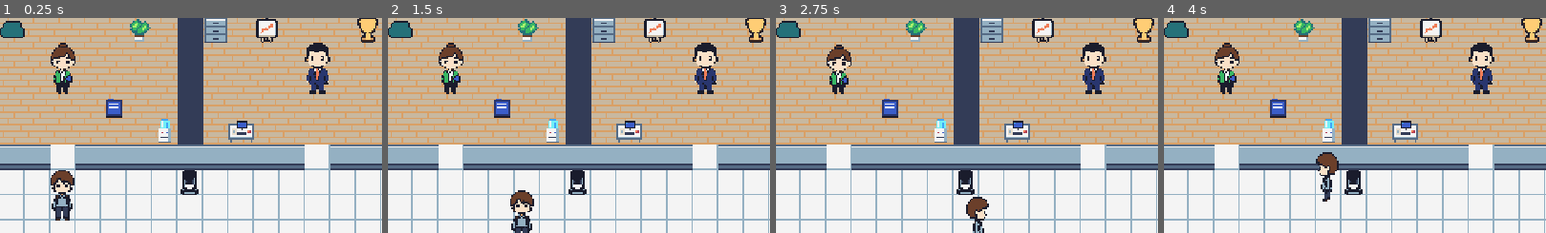
Above: before the commit, frames 1-4 (left to right).
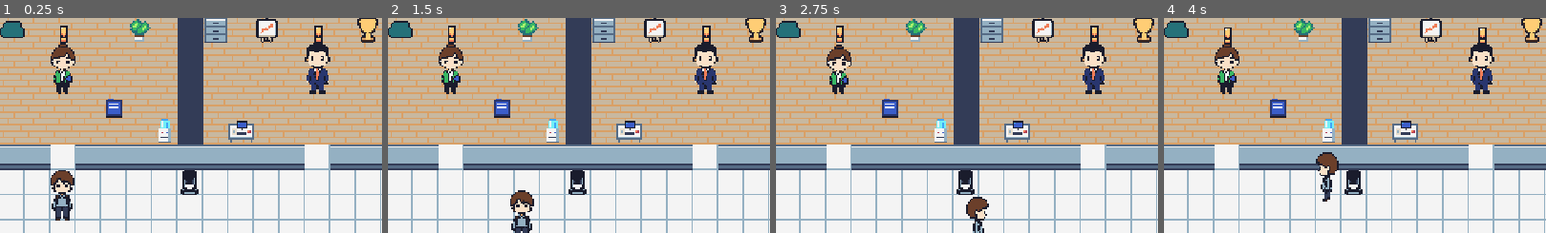
Above: after the commit, the same moments.

Repository: MArtyoma/LevelUp
Game: Godot game, scene res://src/main.tscn
Two runs of this game, one before a commit and one after it. Both use one fixed random seed, a clock stepped at 60 frames per second and the inputs below.
Inputs:
- Up to frame 1 (0.25 s): no input
- Up to frame 2 (1.5 s): tap Enter at 0.5, 0.8, 1.35 s; hold D (move_right) 0.53-1.28 s; hold E (interact) 0.53-1.28 s; tap Space (ui_select) at 0.77 s; hold S (move_down) from 1.28 s (still down)
- Up to frame 3 (2.75 s): tap Space (ui_select) at 1.52 s; tap E (interact) at 1.55 s; release S (move_down) at 2.03 s; hold D (move_right) from 2.03 s (still down); hold E (interact) from 2.03 s (still down); tap Enter at 2.3 s
- Up to frame 4 (4 s): release D (move_right) at 2.78 s; release E (interact) at 2.78 s; hold W (move_up) 2.78-3.53 s; tap J (toggle_quests) at 2.85 s; tap Space (ui_select) at 3.02, 3.77 s; tap E (interact) at 3.05 s; hold A (move_left) from 3.53 s (still down); tap Enter at 3.6 s
The pictures show only the part of the screen within x 7-57%, y 6-56%; the shares and areas given below are measured in that part.

The runs differ from the first frame. In frame 1, 0.3% of the frame differs, in the area x 15-85%, y 3-12%; in frame 2, 0.3%; in frame 3, 0.3%; in frame 4, 0.3%.

Commit message:
Значки над головой: «!» — дают задание, «?» — идти за шагом
Значки выводятся из диалогов, в данных их писать не нужно: виден вариант
ответа, который выдаёт квест, — «!»; закрывает текущий шаг — «?». Над папкой
с документами «?», пока она нужна по квесту.

Рисунок — черновик кодом (tools/art/draw_markers.py), файл художника
assets/ui/quest_markers.png подхватывается сам.

Тест: на каждом шаге каждого квеста над кем-то на карте есть «?».

Co-Authored-By: Claude Opus 5.5 <noreply@anthropic.com>

Diff:
--- a/src/actors/npc/npc.gd
+++ b/src/actors/npc/npc.gd
@@ -43,6 +43,7 @@
 @onready var _blocker_shape: CollisionShape2D = $Blocker/CollisionShape2D
 
 var _employee: Dictionary = {}
+var _marker: QuestMarker
 
 ## «Дыхание»: раз в столько секунд — следующий кадр первого ряда листа
 ## (tools/art/make_sheet.py --idle: вдох — один кадр из четырёх).
@@ -60,6 +61,7 @@
 	set_process(false)
 	set_physics_process(false)
 	_refresh()
+	_add_marker()
 
 
 ## Подгоняет размеры под текущий размер тайла (см. `src/core/grid.gd`).
@@ -132,6 +134,37 @@
 ## Вызывается игроком, когда этот NPC стал ближайшим — или перестал им быть.
 func set_caption_visible(value: bool) -> void:
 	_caption.visible = value and show_caption
+	_place_marker()
+
+
+# --- Значок «!» / «?» над головой ------------------------------------------------
+
+## Значок пересчитывается по событиям квестов, а не каждый кадр. Конец разговора —
+## тоже событие: диалог мог поставить отметку (`set_flag`), от которой зависит,
+## какой вариант ответа виден, а значит, и значок.
+func _add_marker() -> void:
+	_marker = QuestMarker.new()
+	add_child(_marker)
+	_place_marker()
+	EventBus.quest_started.connect(_refresh_marker.unbind(1))
+	EventBus.quest_objective_completed.connect(_refresh_marker.unbind(2))
+	EventBus.quest_completed.connect(_refresh_marker.unbind(1))
+	EventBus.access_level_changed.connect(_refresh_marker.unbind(1))
+	EventBus.dialogue_finished.connect(_refresh_marker.unbind(2))
+	_refresh_marker()
+
+
+func _refresh_marker() -> void:
+	_marker.show_kind(QuestLog.marker_for(employee_id))
+
+
+## Над головой, а когда игрок подошёл и появилась подпись — над подписью.
+func _place_marker() -> void:
+	if _marker == null:
+		return
+	var bottom := Grid.caption_rect().position.y if _caption.visible \
+		else float(Grid.tile_size()) * 0.5 - float(Grid.character_frame().y)
+	_marker.position = Vector2(0.0, bottom - _marker.height() * 0.5)
 
 
 ## Проверка в редакторе: существует ли такой сотрудник в данных.
--- a/src/actors/props/quest_object.gd
+++ b/src/actors/props/quest_object.gd
@@ -23,12 +23,15 @@
 @onready var _sprite: Sprite2D = $Sprite2D
 @onready var _shape: CollisionShape2D = $CollisionShape2D
 
+var _marker: QuestMarker
+
 
 func _ready() -> void:
 	_apply_grid()
 	add_to_group("interactable")
 	set_process(false)
 	set_physics_process(false)
+	_add_marker()
 
 
 func _apply_grid() -> void:
@@ -52,5 +55,21 @@
 		queue_free()
 
 
+## «?» над предметом, пока он — текущий шаг квеста. Документы на столе среди
+## мебели иначе не заметить: игрок обходит кабинет по кругу и не видит папку.
+func _add_marker() -> void:
+	_marker = QuestMarker.new()
+	add_child(_marker)
+	_marker.position.y = -float(Grid.tile_size()) * 0.5 - _marker.height() * 0.5
+	EventBus.quest_started.connect(_refresh_marker.unbind(1))
+	EventBus.quest_objective_completed.connect(_refresh_marker.unbind(2))
+	_refresh_marker()
+
+
+func _refresh_marker() -> void:
+	_marker.show_kind(QuestLog.MARK_STEP
+		if QuestLog.is_current_step("%s/%s" % [quest_id, objective_id]) else "")
+
+
 func interaction_prompt() -> String:
 	return prompt
--- /dev/null
+++ b/src/actors/quest_marker.gd
@@ -0,0 +1,85 @@
+class_name QuestMarker
+extends Sprite2D
+
+## Значок над головой, как в WoW: «!» — здесь дают задание, «?» — сюда идти
+## за текущим шагом задания.
+##
+## Владелец кода: лид. Рисунок: **artist** (`assets/ui/quest_markers.png`,
+## пока черновик `tools/art/draw_markers.py`).
+##
+## Зачем игре про онбординг: на замере игрок не должен тратить время на поиски
+## «а к кому теперь». Если половина группы заблудится, мы измерим навигацию,
+## а не то, запомнил ли человек, кто за что отвечает.
+##
+## Сам значок ничего не решает: какой показать, говорит тот, над кем он висит
+## (NPC спрашивает `QuestLog.marker_for`, предмет — `QuestLog.is_current_step`).
+
+## Файл художника важнее черновика — как у спрайтов в OwnArt.
+const TEXTURES := [
+	"res://assets/ui/quest_markers.png",
+	"res://assets/ui/quest_markers_placeholder.png",
+]
+
+## Кадр в листе для каждого значка.
+const FRAMES := {
+	"new": 0,
+	"step": 1,
+}
+
+## Значок покачивается вверх-вниз: неподвижный теряется среди мебели.
+const BOB_SECONDS := 0.5
+
+## Что показано сейчас: "new", "step" или "" (ничего).
+var kind: String = ""
+
+var _tween: Tween
+
+
+func _init() -> void:
+	name = "QuestMarker"
+	# Как подпись с именем: над всем, что сортируется по Y, иначе значок
+	# человека в верхнем ряду прячется за стеной над ним.
+	z_index = 1
+	visible = false
+	for path: String in TEXTURES:
+		if ResourceLoader.exists(path):
+			texture = load(path)
+			break
+	hframes = FRAMES.size()
+
+
+## Показать значок ("new" / "step") или спрятать ("").
+func show_kind(value: String) -> void:
+	if value == kind:
+		return
+	kind = value
+	visible = texture != null and FRAMES.has(value)
+	if visible:
+		frame = FRAMES[value]
+	_bob()
+
+
+func _ready() -> void:
+	_bob()
+
+
+## Покачивание — только у видимого значка и только в дереве сцены
+## (твину нужен SceneTree). Спрятанный значок ничего не делает.
+func _bob() -> void:
+	if _tween != null:
+		_tween.kill()
+		_tween = null
+	offset.y = 0.0
+	if not visible or not is_inside_tree():
+		return
+	var lift := ceilf(float(Grid.tile_size()) / 16.0)
+	_tween = create_tween().set_loops()
+	_tween.tween_property(self, "offset:y", -lift, BOB_SECONDS) \
+		.set_trans(Tween.TRANS_SINE).set_ease(Tween.EASE_IN_OUT)
+	_tween.tween_property(self, "offset:y", 0.0, BOB_SECONDS) \
+		.set_trans(Tween.TRANS_SINE).set_ease(Tween.EASE_IN_OUT)
+
+
+## Высота значка в пикселях — чтобы поставить его нижним краем над головой.
+func height() -> float:
+	return float(texture.get_height()) if texture != null else 0.0
--- a/src/autoload/quest_log.gd
+++ b/src/autoload/quest_log.gd
@@ -119,6 +119,40 @@
 		if objective.get("id", "") == oid:
 			return objective.get("text", "")
 	return ""
+
+
+## Значок над головой сотрудника (src/actors/quest_marker.gd):
+##   MARK_STEP ("?") — у него закрывается текущий шаг взятого квеста;
+##   MARK_NEW  ("!") — он выдаёт квест, которого у игрока ещё нет;
+##   ""              — сейчас ему нечего предложить.
+##
+## Значки не пишутся в данных отдельно, а выводятся из диалога сотрудника: есть
+## вариант ответа, который сейчас виден и выдаёт квест, — значит «!». Так writer
+## нечего забыть обновить: переписал диалог — значки переставились сами.
+const MARK_NEW := "new"
+const MARK_STEP := "step"
+
+func marker_for(employee_id: String) -> String:
+	var dialogue := GameData.get_dialogue(GameData.dialogue_for_speaker(employee_id))
+	var result := ""
+	for node: Dictionary in dialogue.get("nodes", {}).values():
+		# Действия бывают у реплики (без условия) и у вариантов ответа (с условием).
+		var options: Array = [{"effects": node.get("effects", [])}]
+		options.append_array(node.get("choices", []))
+		for option: Dictionary in options:
+			if not check_requirement(option.get("requires", {})):
+				continue
+			for effect: Dictionary in option.get("effects", []):
+				match String(effect.get("type", "")):
+					"complete_objective":
+						# «?» важнее «!»: сначала закончи начатое.
+						if is_current_step("%s/%s" % [effect.get("quest", ""),
+								effect.get("objective", "")]):
+							return MARK_STEP
+					"start_quest":
+						if state_of(String(effect.get("quest", ""))) == State.NOT_STARTED:
+							result = MARK_NEW
+	return result
 
 
 func _finish_quest(quest_id: String) -> void:
--- a/tests/test_level_scene.gd
+++ b/tests/test_level_scene.gd
@@ -147,6 +147,35 @@
 					% [objective.get("text", objective.get("id", "?")), quest.get("title", "?")])
 
 
+func test_every_step_shows_where_to_go() -> void:
+	# Строже, чем «квест проходим»: в момент, когда шаг текущий, над кем-то на карте
+	# висит «?». Ловит вариант ответа, закрывающий шаг, но спрятанный условием,
+	# которое к этому моменту не выполняется: по данным квест проходим, а игрок
+	# ходит по офису и не знает, куда.
+	if _root == null:
+		return
+	var employees: Array[String] = []
+	for npc: Npc in _find(_root, "Npc"):
+		employees.append(npc.employee_id)
+	var objects: Array[String] = []
+	for object: QuestObject in _find(_root, "QuestObject"):
+		objects.append("%s/%s" % [object.quest_id, object.objective_id])
+
+	for quest: Dictionary in GameData.all_quests():
+		var quest_id := String(quest.get("id", ""))
+		QuestLog.reset()
+		QuestLog.start_quest(quest_id)
+		for objective: Dictionary in quest.get("objectives", []):
+			var step := "%s/%s" % [quest_id, objective.get("id", "")]
+			var marked := objects.has(step)
+			for employee_id in employees:
+				marked = marked or QuestLog.marker_for(employee_id) == QuestLog.MARK_STEP
+			check(marked, "на шаге «%s» квеста «%s» ни над кем на карте нет «?»"
+				% [objective.get("text", "?"), quest.get("title", "?")])
+			QuestLog.complete_objective(quest_id, String(objective.get("id", "")))
+	QuestLog.reset()
+
+
 func test_everyone_can_be_reached_on_foot() -> void:
 	# Мебель твёрдая. Поставили диван поперёк прохода — к сотруднику не подойти,
 	# и игра непроходима, хотя все данные в порядке. Идём от старта по клеткам,
--- a/tests/test_quest_log.gd
+++ b/tests/test_quest_log.gd
@@ -88,3 +88,28 @@
 	check(QuestLog.is_active("q_onboarding"), "квест не восстановился")
 	equals(QuestLog.next_objective_id("q_onboarding"), "obj_laptop", "шаг не восстановился")
 	check(QuestLog.has_flag("onboarding_taken"), "отметка не восстановилась")
+
+
+func test_markers_lead_through_onboarding() -> void:
+	# «!» — у кого взять задание, «?» — к кому идти сейчас. Проверяем по живым
+	# данным: значки выводятся из диалогов, отдельно их никто не пишет.
+	equals(QuestLog.marker_for("emp_mironova"), QuestLog.MARK_NEW,
+		"в начале над Мироновой должен быть «!»")
+	equals(QuestLog.marker_for("emp_kim"), "", "Ким заданий не выдаёт — значка быть не должно")
+
+	QuestLog.start_quest("q_onboarding")
+	QuestLog.set_flag("onboarding_taken")
+	equals(QuestLog.marker_for("emp_mironova"), "", "задание взято — «!» должен пропасть")
+
+	QuestLog.complete_objective("q_onboarding", "obj_docs")
+	equals(QuestLog.marker_for("emp_kim"), QuestLog.MARK_STEP,
+		"после документов «?» должен быть над Кимом")
+
+	QuestLog.complete_objective("q_onboarding", "obj_laptop")
+	equals(QuestLog.marker_for("emp_kim"), "", "ноутбук выдан — у Кима значка быть не должно")
+	equals(QuestLog.marker_for("emp_mironova"), QuestLog.MARK_STEP,
+		"за пропуском — обратно к Мироновой, над ней «?»")
+
+
+func test_unknown_employee_has_no_marker() -> void:
+	equals(QuestLog.marker_for("emp_такого_нет"), "", "у несуществующего сотрудника значок")
Binary file added: assets/ui/quest_markers_placeholder.png
Not shown, added: assets/ui/quest_markers_placeholder.png.import
Not shown, added: src/actors/quest_marker.gd.uid
Not shown, added: tools/art/draw_markers.py
